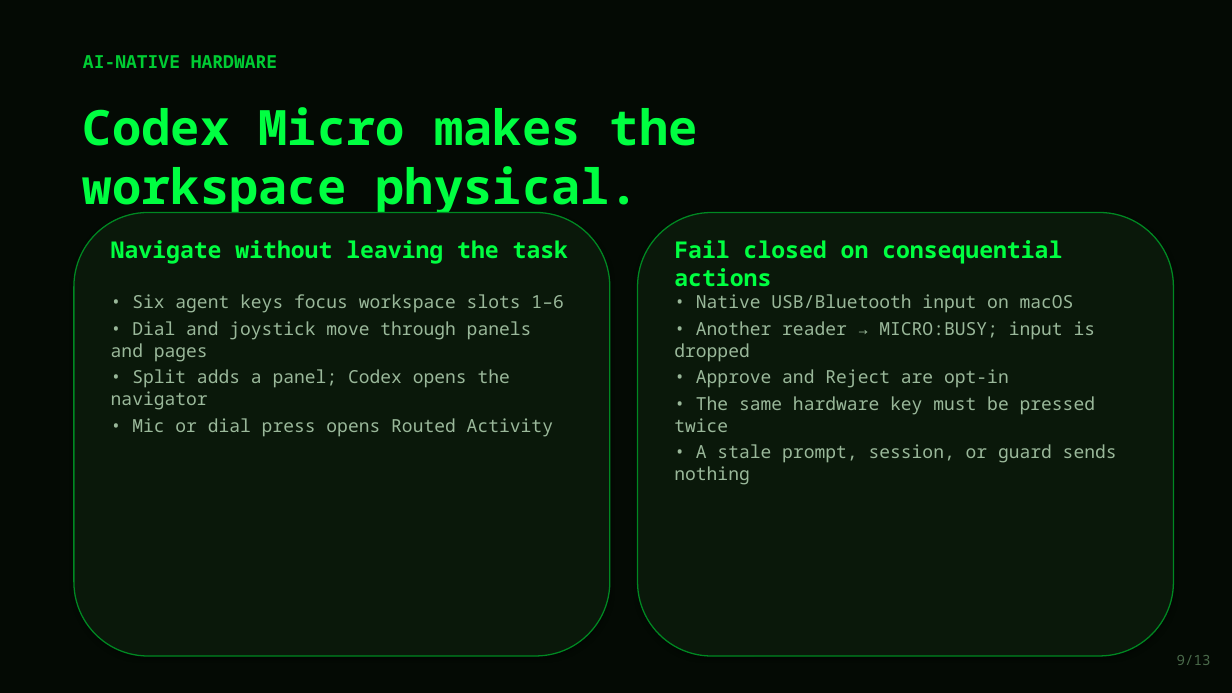
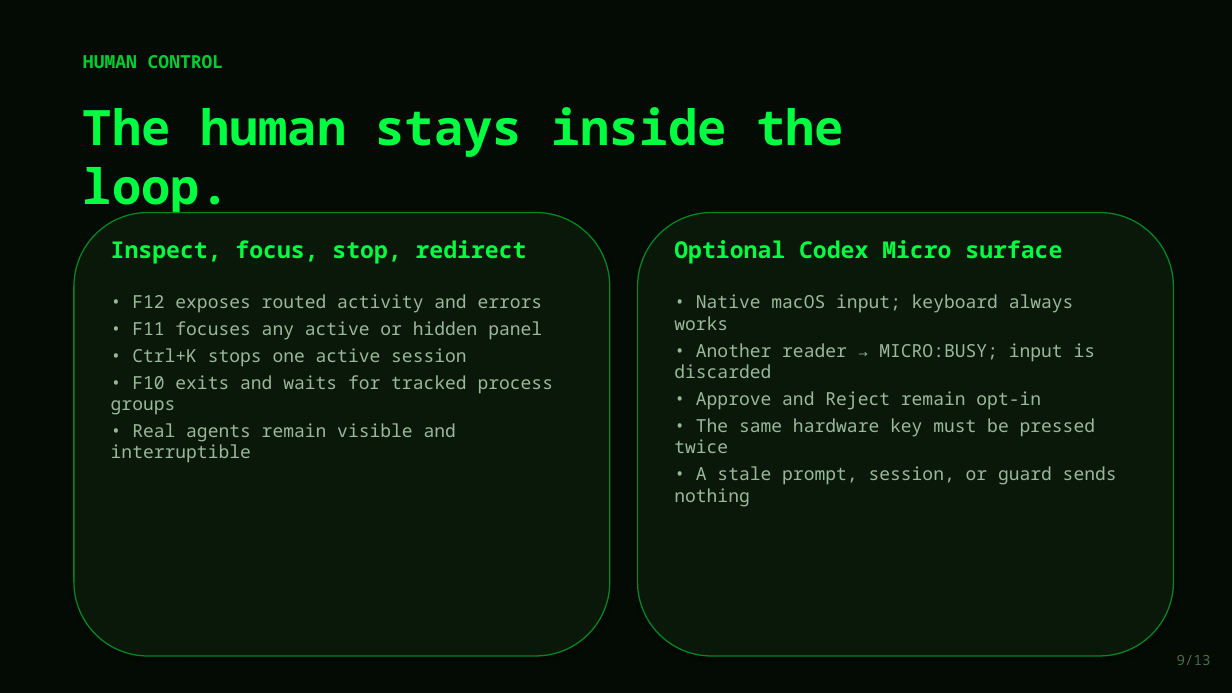
Before and after one commit to lech-kalinowski/agents-commander, a slide deck: slide 9 of presentation/Agents_Commander_Protocol.pptx. Drawn at 1232x693 pixels with LibreOffice and Linux fonts; fonts in the diff are those of the drawing. Boxes give left, top, right and bottom in pixels: in the first picture for what was removed or moved away, otherwise in the second. Text is boxed around its words. In the diff, an @@ line names an element or a change of style, - is before the commit and + after.

Commit message:
Align Code Europe deck with published session

```diff
--- a/presentation/Agents_Commander_Protocol.pptx
+++ b/presentation/Agents_Commander_Protocol.pptx
@@ text at (83,55,224,68): text changed @@
-AI-NATIVE HARDWARE
+HUMAN CONTROL
@@ text at (83,107,844,216): text changed @@
-Codex Micro makes the workspace physical.
+The human stays inside the loop.
@@ text at (111,240,527,264): text changed @@
-Navigate without leaving the task
+Inspect, focus, stop, redirect
@@ text at (674,240,1062,264): text changed @@
-Fail closed on consequential actions
+Optional Codex Micro surface
@@ text at (111,294,554,463): text changed @@
-• Six agent keys focus workspace slots 1–6
-• Dial and joystick move through panels and pages
-• Split adds a panel; Codex opens the navigator
-• Mic or dial press opens Routed Activity
+• F12 exposes routed activity and errors
+• F11 focuses any active or hidden panel
+• Ctrl+K stops one active session
+• F10 exits and waits for tracked process groups
+• Real agents remain visible and interruptible
@@ text at (674,294,1096,410): text changed @@
-• Native USB/Bluetooth input on macOS
-• Another reader → MICRO:BUSY; input is dropped
-• Approve and Reject are opt-in
+• Native macOS input; keyboard always works
+• Another reader → MICRO:BUSY; input is discarded
+• Approve and Reject remain opt-in
```
Also in this commit, not shown: 10 other slides changed, 2 slides added, 2 slides removed, 1 other file.
